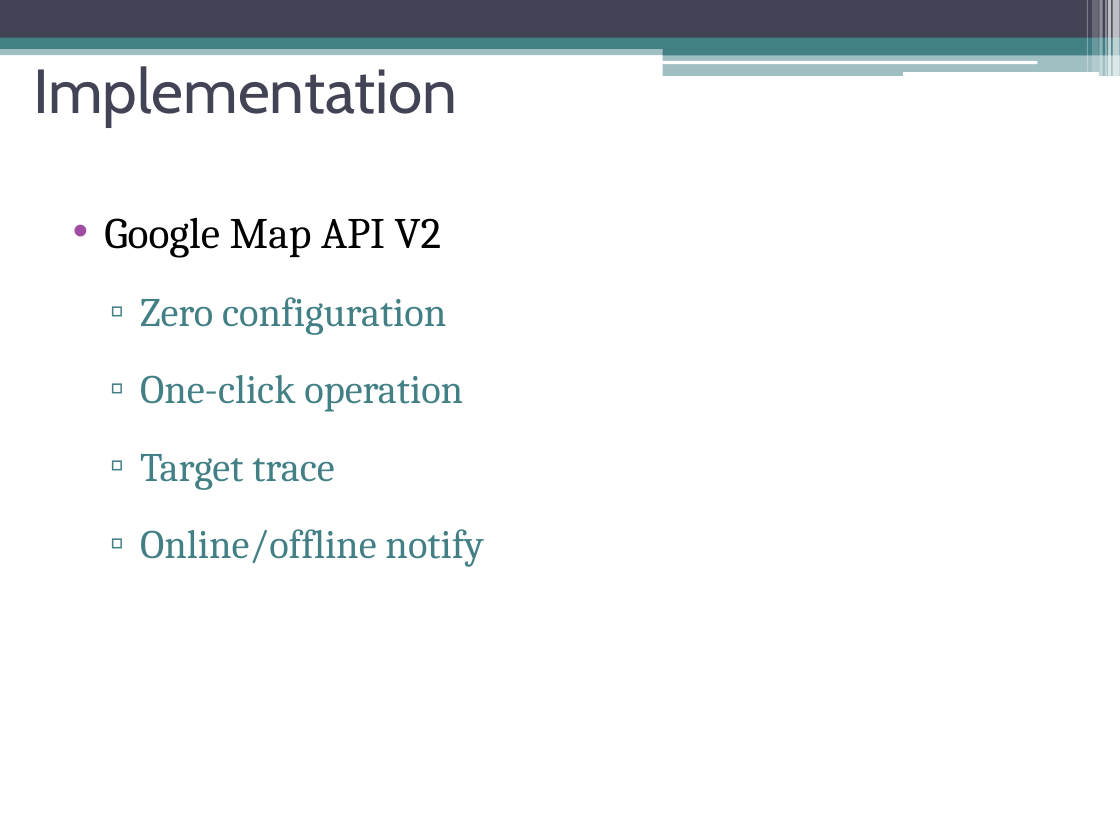
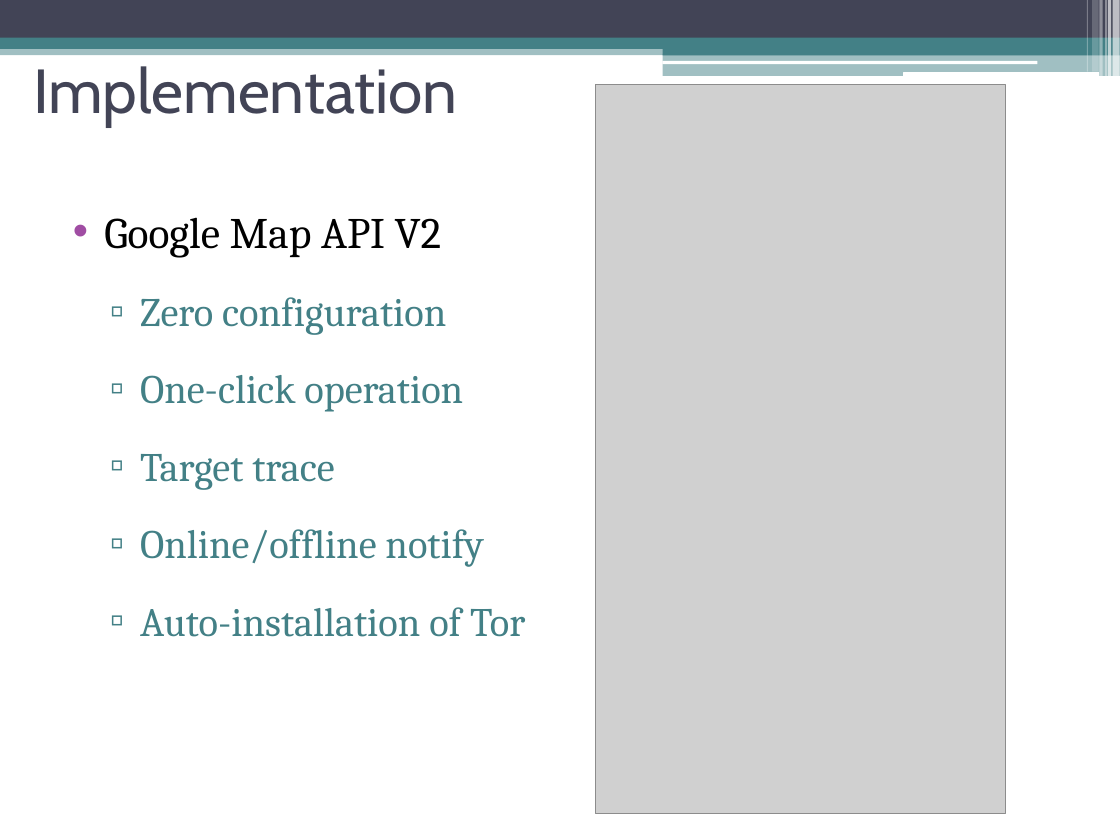
Before and after one commit to amosfu/FollowMe2, a slide deck: slide 12 of FollowMe2.pptx (slide 11 before the commit). Drawn at 1120x840 pixels with LibreOffice and Linux fonts; fonts in the diff are those of the drawing; grey boxes stand for pictures. Boxes give left, top, right and bottom in pixels: in the first picture for what was removed or moved away, otherwise in the second. Text is boxed around its words. In the diff, an @@ line names an element or a change of style, - is before the commit and + after.

Commit message:
update ppt

```diff
--- a/FollowMe2.pptx
+++ b/FollowMe2.pptx
@@ picture added at (595, 85, 1005, 814) @@
@@ text at (140, 607, 525, 637): paragraph added @@
+  ▫ Auto-installation of Tor
```
Also in this commit, not shown: 7 other slides changed, 3 slides added, 2 slides removed.
